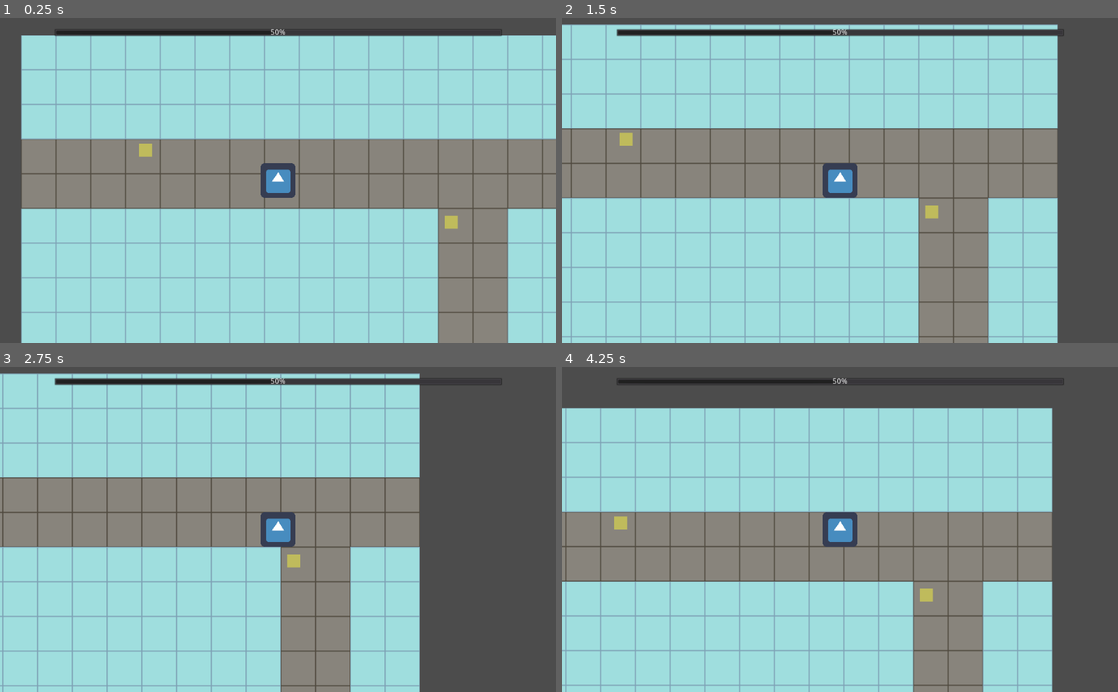
Above: before the commit, frames 1-4 (two rows, left to right).
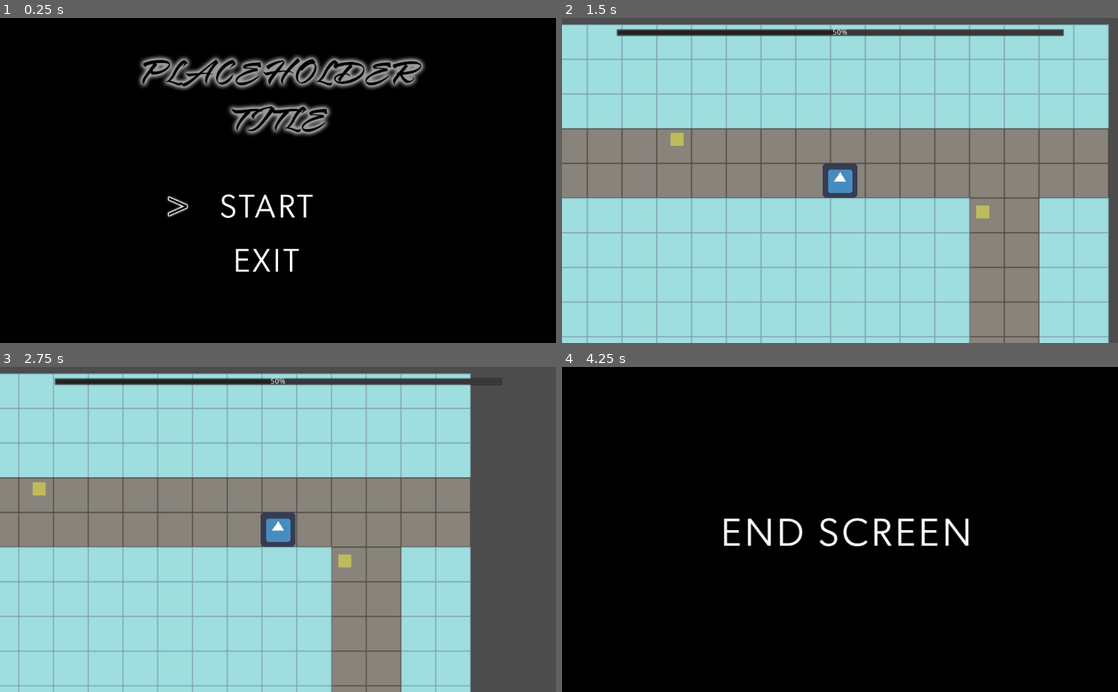
Above: after the commit, the same moments.

Repository: kris-pearman/global-game-jam-2021
Game: Godot game, scene res://Scenes/Screens/Title.tscn
Two runs of this game, one before a commit and one after it. Both use one fixed random seed, a clock stepped at 60 frames per second and the inputs below. Before the commit the project starts from res://Scenes/Game.tscn. The engine's default icon, where the game draws it, is replaced by a stand-in: a white triangle on a blue panel in a dark square. Sound files missing from this copy of the repository are replaced by a short silence.
Inputs:
- Up to frame 1 (0.25 s): no input
- Up to frame 2 (1.5 s): tap Enter (ui_accept) at 0.5, 1.35 s; hold Right (right) 0.53-1.28 s; hold Enter (ui_accept) 0.53-1.28 s; hold Down (down) from 1.28 s (still down)
- Up to frame 3 (2.75 s): tap Enter (ui_accept) at 1.52, 1.82, 2 s; release Down (down) at 2.03 s; hold Right (right) from 2.03 s (still down); hold Enter (ui_accept) from 2.03 s (still down)
- Up to frame 4 (4.25 s): release Right (right) at 2.78 s; release Enter (ui_accept) at 2.78 s; hold Up (up) 2.78-3.53 s; tap Enter (ui_accept) at 2.85, 3.02, 3.32, 3.5 s; hold Left (left) from 3.53 s (still down); hold Enter (ui_accept) from 3.53 s (still down); tap Escape (ui_cancel) at 4.15 s

The runs differ from the first frame. In frame 1, 100% of the frame differs, in the area x 0-100%, y 0-100%; in frame 2, 22%; in frame 3, 22%; in frame 4, 100%.

Commit message:
Added title and end screen, linked them together.
Use escape key in game and on end screen to progress

Diff:
--- /dev/null
+++ b/Global Game Jam 2021/End.gd
@@ -0,0 +1,18 @@
+extends Node2D
+
+func _input(event):
+	if event.is_action_pressed('ui_cancel'):
+		get_tree().change_scene("res://Scenes/Screens/Title.tscn")
+# Declare member variables here. Examples:
+# var a = 2
+# var b = "text"
+
+
+# Called when the node enters the scene tree for the first time.
+func _ready():
+	pass # Replace with function body.
+
+
+# Called every frame. 'delta' is the elapsed time since the previous frame.
+#func _process(delta):
+#	pass
--- /dev/null
+++ b/Global Game Jam 2021/Scenes/Game.gd
@@ -0,0 +1,18 @@
+extends Node
+
+func _input(event):
+	if event.is_action_pressed('ui_cancel'):
+		get_tree().change_scene("res://Scenes/Screens/End.tscn")
+# Declare member variables here. Examples:
+# var a = 2
+# var b = "text"
+
+
+# Called when the node enters the scene tree for the first time.
+func _ready():
+	pass # Replace with function body.
+
+
+# Called every frame. 'delta' is the elapsed time since the previous frame.
+#func _process(delta):
+#	pass
--- a/Global Game Jam 2021/Scenes/Game.tscn
+++ b/Global Game Jam 2021/Scenes/Game.tscn
@@ -1,11 +1,13 @@
-[gd_scene load_steps=5 format=2]
+[gd_scene load_steps=6 format=2]
 
 [ext_resource path="res://Scenes/Player.tscn" type="PackedScene" id=1]
 [ext_resource path="res://Scenes/Pickup/Pickup.tscn" type="PackedScene" id=2]
 [ext_resource path="res://Scenes/UI/DrunkBar.gd" type="Script" id=3]
 [ext_resource path="res://Scenes/Map/Map.tscn" type="PackedScene" id=4]
+[ext_resource path="res://Scenes/Game.gd" type="Script" id=5]
 
 [node name="Game" type="Node"]
+script = ExtResource( 5 )
 
 [node name="TileMap" parent="." instance=ExtResource( 4 )]
 
--- /dev/null
+++ b/Global Game Jam 2021/Scenes/Screens/End.tscn
@@ -0,0 +1,17 @@
+[gd_scene load_steps=4 format=2]
+
+[ext_resource path="res://End.gd" type="Script" id=1]
+[ext_resource path="res://Sprites/black.png" type="Texture" id=2]
+[ext_resource path="res://Sprites/Title Text/End Text.png" type="Texture" id=3]
+
+[node name="End" type="Node2D"]
+script = ExtResource( 1 )
+
+[node name="Background" type="Sprite" parent="."]
+position = Vector2( 518.494, 302.059 )
+scale = Vector2( 17.2029, 10.4393 )
+texture = ExtResource( 2 )
+
+[node name="End Text" type="Sprite" parent="."]
+position = Vector2( 518.494, 302.059 )
+texture = ExtResource( 3 )
--- /dev/null
+++ b/Global Game Jam 2021/Scenes/Screens/Selector.gd
@@ -0,0 +1,52 @@
+extends Sprite
+
+var selection = 0
+var can_select = true
+
+# Called every frame. 'delta' is the elapsed time since the previous frame.
+func _input(event):
+	if can_select == true:
+		if event.is_action_pressed('up'):
+			change_selection('up')
+			$UISelect.play()
+		if event.is_action_pressed('down'):
+			change_selection('down')
+			$UISelect.play()
+		if event.is_action_pressed('ui_accept'):
+			$UIConfirm.play()
+			can_select = false
+
+
+
+func _process(delta):
+	updatecursor()
+
+
+func change_selection(direction):
+	if direction == 'up':
+		selection += 1
+	if direction == 'down':
+		selection -= 1
+	if selection < 0 :
+		selection = 1
+	if selection > 1 :
+		selection = 0
+
+func updatecursor():
+	if selection == 0:
+		position = Vector2(330,350)
+	if selection == 1:
+		position = Vector2(330,450)
+
+func activate_selection():
+
+	print('select')
+	if selection == 0:
+		get_tree().change_scene("res://Scenes/Game.tscn")
+	if selection == 1:
+		get_tree().quit()
+
+
+
+func _on_UIConfirm_finished():
+	activate_selection()
--- /dev/null
+++ b/Global Game Jam 2021/Scenes/Screens/Title.tscn
@@ -0,0 +1,46 @@
+[gd_scene load_steps=9 format=2]
+
+[ext_resource path="res://Sprites/Title Text/Title.png" type="Texture" id=1]
+[ext_resource path="res://Sprites/Title Text/Exit Text.png" type="Texture" id=2]
+[ext_resource path="res://Sprites/black.png" type="Texture" id=3]
+[ext_resource path="res://Sprites/Title Text/Start Text.png" type="Texture" id=4]
+[ext_resource path="res://Scenes/Screens/Selector.gd" type="Script" id=5]
+[ext_resource path="res://Sprites/Title Text/Selector.png" type="Texture" id=6]
+[ext_resource path="res://Sounds/UI selections.wav" type="AudioStream" id=7]
+[ext_resource path="res://Sounds/UI Confirm Silence.wav" type="AudioStream" id=8]
+
+[node name="Title Screen" type="Node2D"]
+
+[node name="Background" type="Sprite" parent="."]
+position = Vector2( 514.308, 301.751 )
+scale = Vector2( 16.0797, 9.48478 )
+texture = ExtResource( 3 )
+
+[node name="Title" type="Sprite" parent="."]
+position = Vector2( 519.087, 150 )
+texture = ExtResource( 1 )
+
+[node name="Start" type="Sprite" parent="."]
+position = Vector2( 492.629, 350 )
+scale = Vector2( 0.724392, 0.735416 )
+texture = ExtResource( 4 )
+
+[node name="Exit" type="Sprite" parent="."]
+position = Vector2( 492.629, 450 )
+scale = Vector2( 0.724392, 0.735416 )
+texture = ExtResource( 2 )
+
+[node name="Selector" type="Sprite" parent="."]
+position = Vector2( 330, 350 )
+scale = Vector2( 0.5, 0.5 )
+texture = ExtResource( 6 )
+script = ExtResource( 5 )
+
+[node name="UISelect" type="AudioStreamPlayer" parent="Selector"]
+stream = ExtResource( 7 )
+volume_db = -10.0
+
+[node name="UIConfirm" type="AudioStreamPlayer" parent="Selector"]
+stream = ExtResource( 8 )
+volume_db = -10.0
+[connection signal="finished" from="Selector/UIConfirm" to="Selector" method="_on_UIConfirm_finished"]
--- a/Global Game Jam 2021/project.godot
+++ b/Global Game Jam 2021/project.godot
@@ -16,7 +16,7 @@
 [application]
 
 config/name="Global Game Jam 2021"
-run/main_scene="res://Scenes/Game.tscn"
+run/main_scene="res://Scenes/Screens/Title.tscn"
 config/icon="res://icon.png"
 
 [autoload]
Binary file added: Global Game Jam 2021/Globals/black.png
Not shown, added: Global Game Jam 2021/Globals/black.png.import
Binary file added: Global Game Jam 2021/Scenes/UI/black.png
Not shown, added: Global Game Jam 2021/Scenes/UI/black.png.import
Not shown, added: Global Game Jam 2021/Sounds/UI Confirm Silence.wav.import
Not shown, added: Global Game Jam 2021/Sounds/UI Confirm.wav.import
Not shown, added: Global Game Jam 2021/Sounds/UI selections.wav.import
Binary file added: Global Game Jam 2021/Sprites/Title Text/End Text.png
Not shown, added: Global Game Jam 2021/Sprites/Title Text/End Text.png.import
Binary file added: Global Game Jam 2021/Sprites/Title Text/Exit Text.png
Not shown, added: Global Game Jam 2021/Sprites/Title Text/Exit Text.png.import
Binary file added: Global Game Jam 2021/Sprites/Title Text/Selector.png
(and 10 more such lines)
